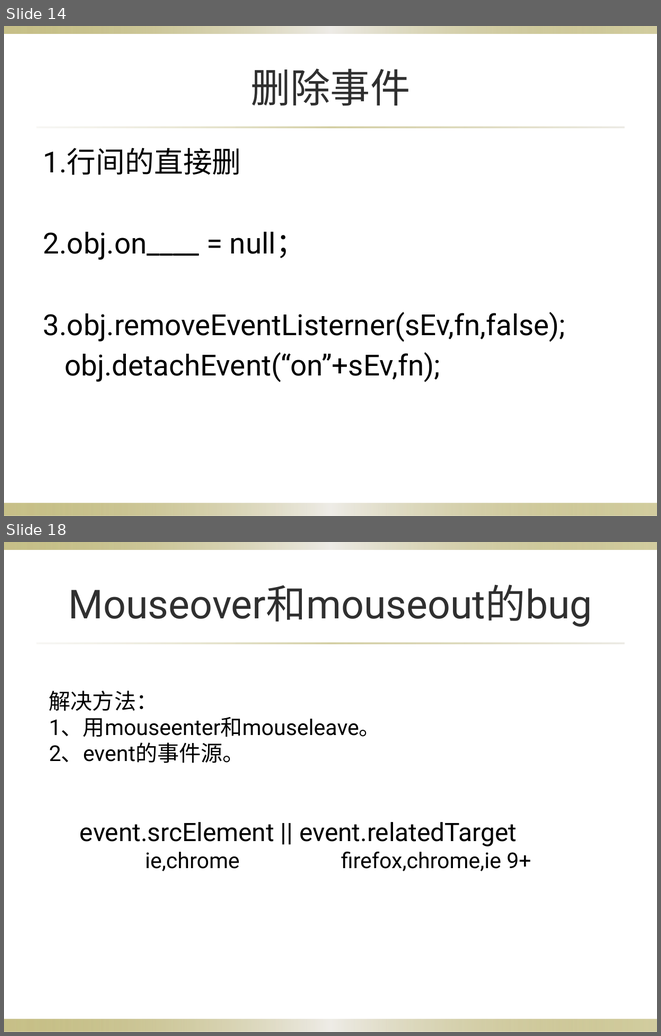
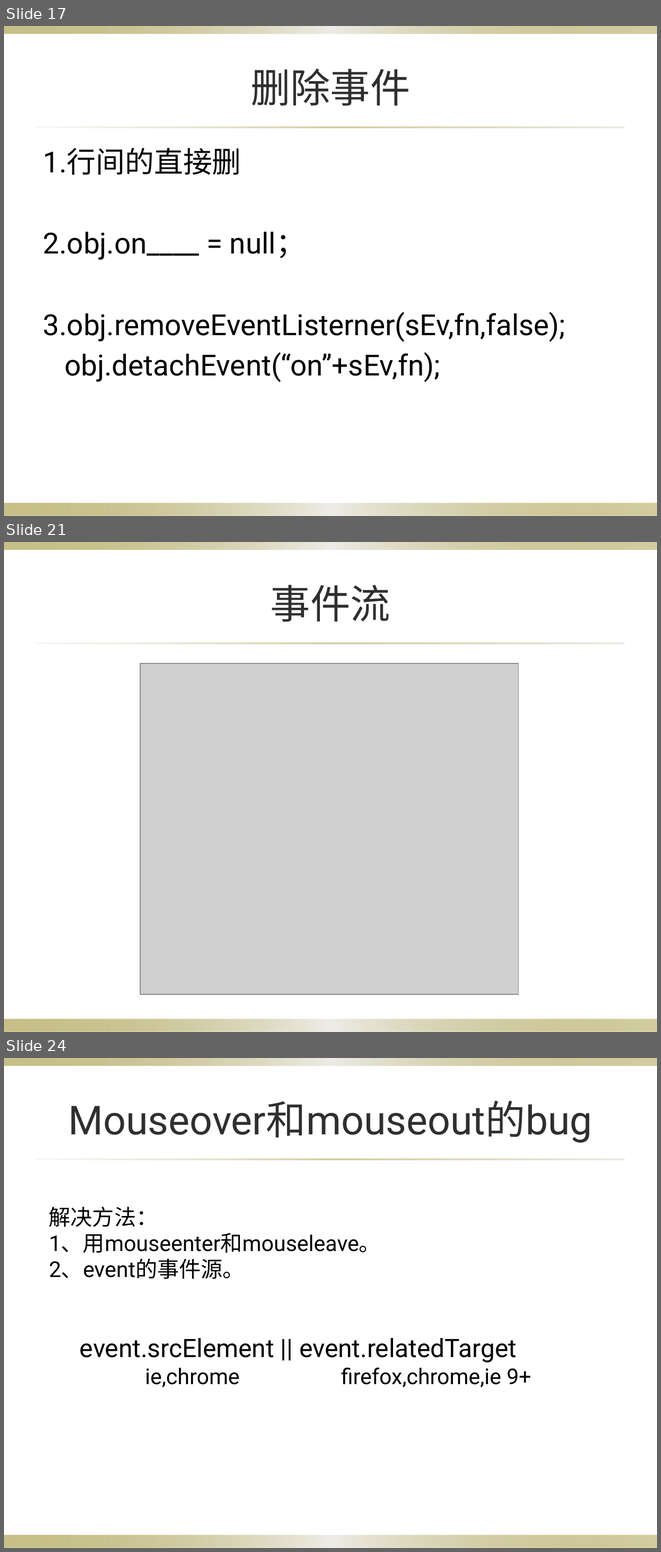
Before and after one commit to yangzcheung/yangzcheung, a slide deck: Dom/HTML DOM（css，event）.pptx. Shown one above the other, each under a label of ours: slides 14 and 18 before the commit, slides 17, 21 and 24 after it; the slides between them are not shown. The pictures are 661x1036 and 661x1552 pixels, drawn with LibreOffice and Linux fonts; fonts in the diff are those of the drawing; grey boxes stand for pictures; background and template pictures are left out. Boxes give left, top, right and bottom in pixels: in the first picture for what was removed or moved away, otherwise in the second. Text is boxed around its words. In the diff, an @@ line names an element or a change of style, - is before the commit and + after.

```diff
--- a/Dom/HTML DOM（css，event）.pptx
+++ b/Dom/HTML DOM（css，event）.pptx
@@ slide 21 added at (x1=4, y1=542, x2=657, y2=1032), background picture (left out); not listed: 3 template elements that a slide beside it also shows @@
@@ title added at (x1=271, y1=584, x2=390, y2=622), 44 pt, text #2F2F2F @@
+事件流
@@ picture added at (x1=140, y1=663, x2=519, y2=994) @@
@@ what was slide 14 is now slide 17 @@
@@ what was slide 18 is now slide 24 @@
```
Also in this commit, not shown: 7 slides changed, 7 other slides added, 2 slides removed, 3 other files.
